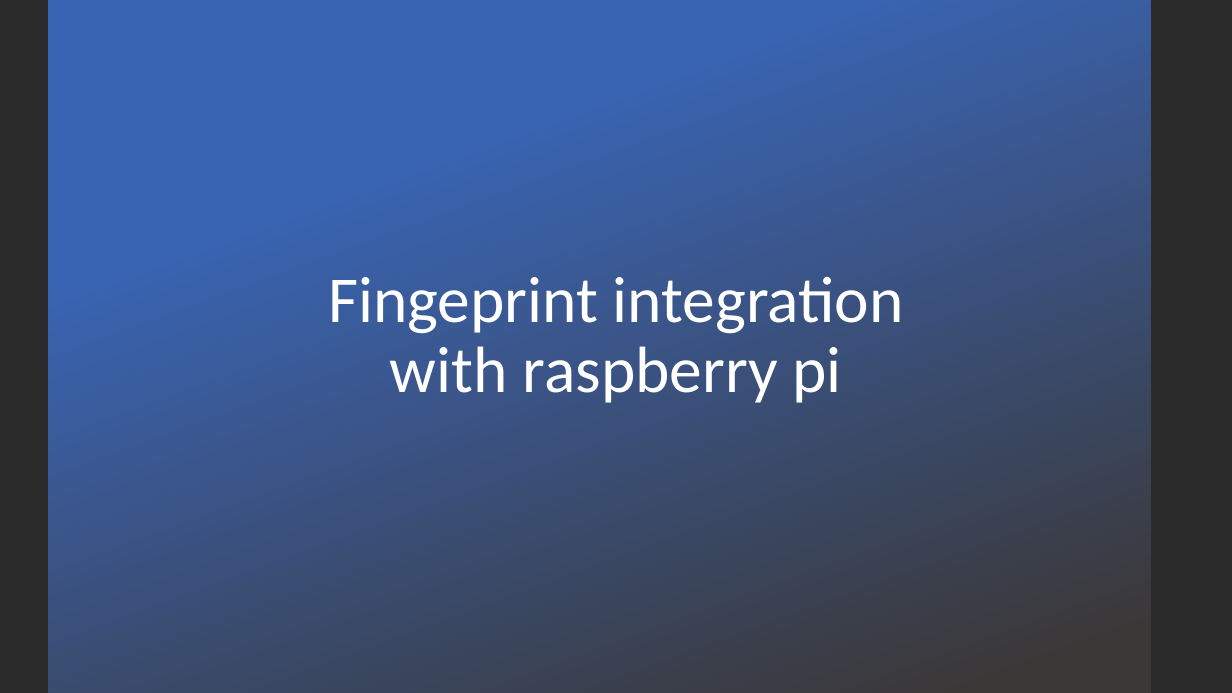
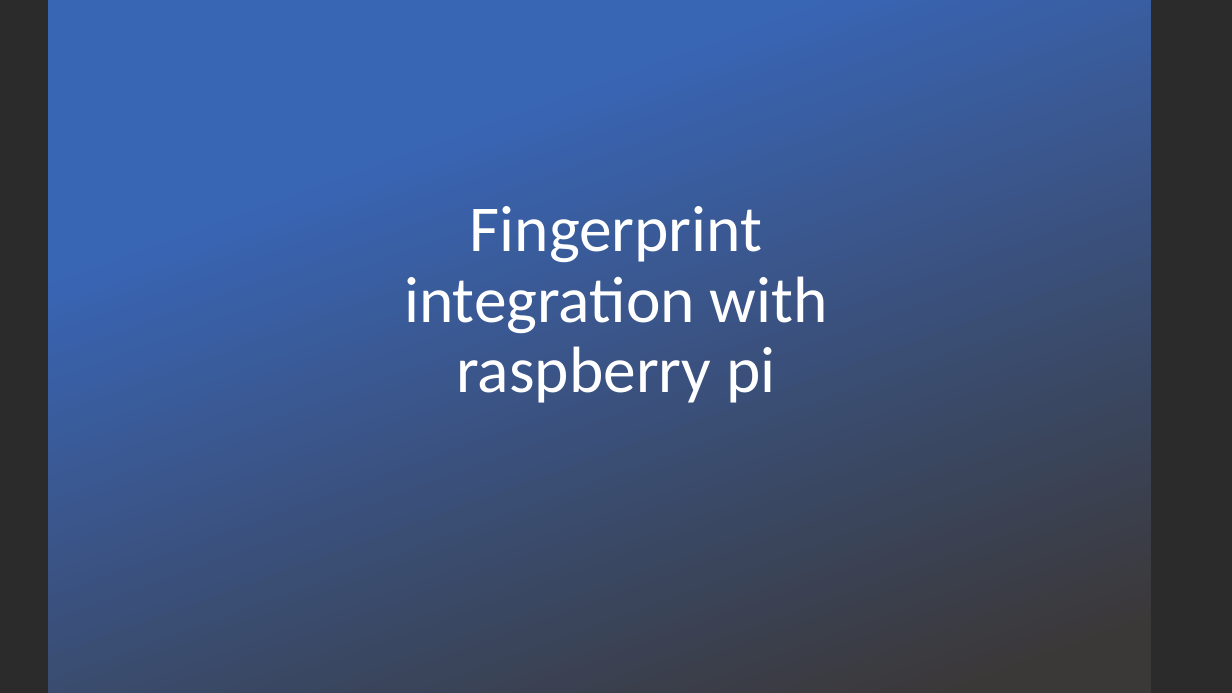
Before and after one commit to madalinamoise/ms-project, a slide deck: slide 2 of Microprocessor system.pptx. Drawn at 1232x693 pixels with LibreOffice and Linux fonts; fonts in the diff are those of the drawing; background and template pictures are left out; a plain dark background stands for a picture behind light text. Boxes give left, top, right and bottom in pixels: in the first picture for what was removed or moved away, otherwise in the second. Text is boxed around its words. In the diff, an @@ line names an element or a change of style, - is before the commit and + after.

```diff
--- a/Microprocessor system.pptx
+++ b/Microprocessor system.pptx
@@ title at box(404, 206, 828, 403): text changed @@
-Fingeprint integration with raspberry pi
+Fingerprint integration with raspberry pi
```
